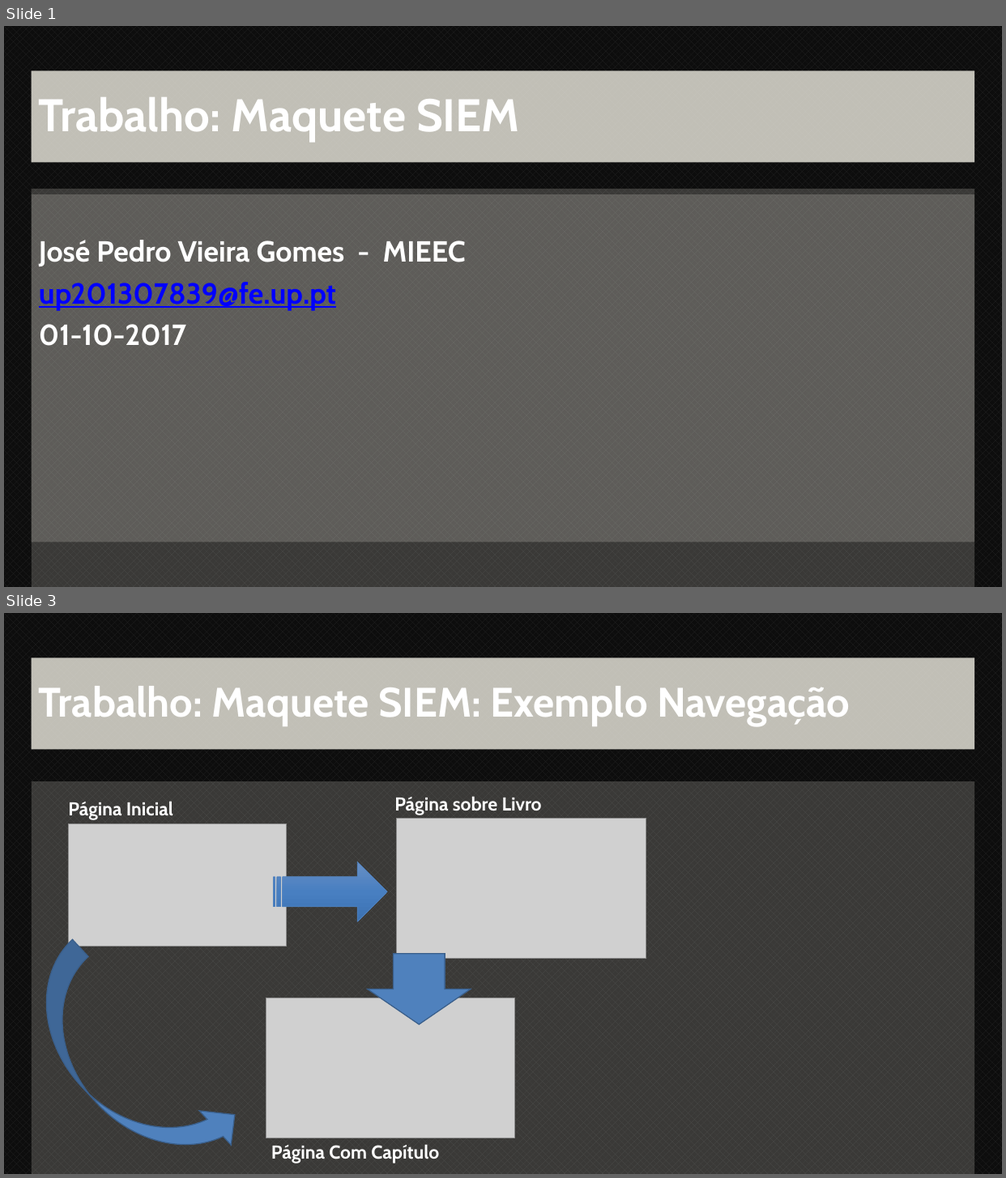
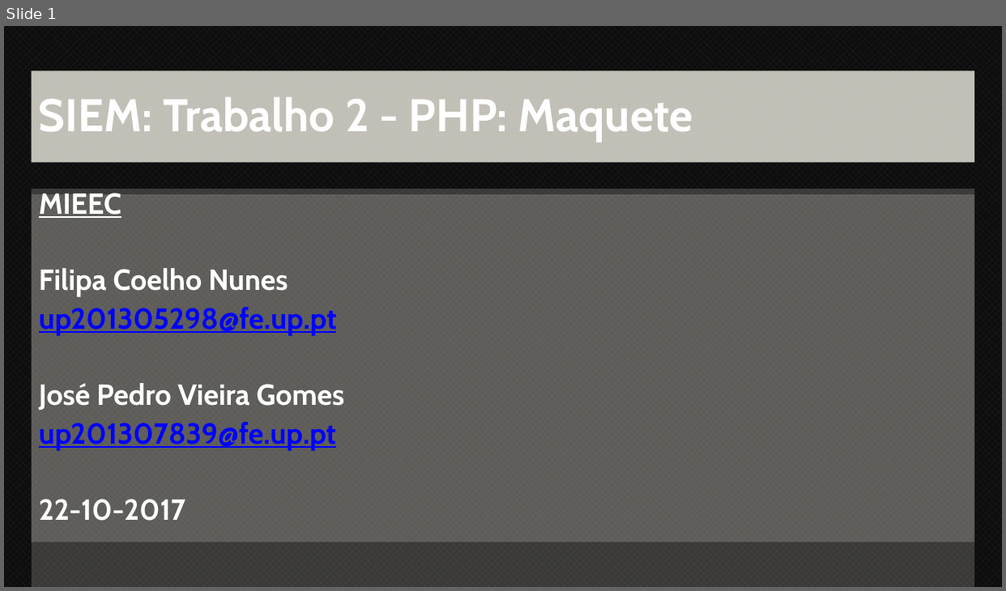
Before and after one commit to MoonlessS/bookshare, a slide deck: bookshare/relatorio/plano.pptx. Shown one above the other, each under a label of ours: slides 1 and 3 before the commit, slide 1 after it; the slides between them are not shown. The pictures are 1006x1178 and 1006x591 pixels, drawn with LibreOffice and Linux fonts; fonts in the diff are those of the drawing; grey boxes stand for pictures. Boxes give left, top, right and bottom in pixels: in the first picture for what was removed or moved away, otherwise in the second. Text is boxed around its words. In the diff, an @@ line names an element or a change of style, - is before the commit and + after.

```diff
--- a/bookshare/relatorio/plano.pptx
+++ b/bookshare/relatorio/plano.pptx
@@ slide 3 removed at [4, 613, 1002, 1174], background pattern #262626 on #0D0D0D; not listed: 1 template element that a slide beside it also shows @@
@@ title removed at [32, 658, 975, 749] @@
-Trabalho: Maquete SIEM: Exemplo Navegação
@@ text removed at [68, 801, 173, 820] @@
-Página Inicial
@@ text removed at [394, 796, 542, 815] @@
-Página sobre Livro
@@ picture removed at [68, 824, 286, 946] @@
@@ picture removed at [397, 818, 646, 958] @@
@@ striped right arrow removed at [274, 862, 387, 922] @@
@@ curved up arrow removed at [4, 940, 251, 1174] @@
@@ down arrow removed at [368, 954, 471, 1024] @@
@@ picture removed at [266, 999, 514, 1139] @@
@@ text removed at [271, 1144, 439, 1164] @@
-Página Com Capítulo
@@ slide 1 changed as well @@
@@ title at [39, 97, 693, 142]: text changed @@
-Trabalho: Maquete SIEM
+SIEM: Trabalho 2 - PHP: Maquete
@@ text at [39, 193, 345, 410]: text changed @@
-José Pedro Vieira Gomes - MIEEC
+MIEEC
+Filipa Coelho Nunes
+up201305298@fe.up.pt
+José Pedro Vieira Gomes
@@ text at [39, 422, 336, 451]: line spacing 0.9 to 0.8 @@
@@ text at [39, 499, 185, 521]: text changed @@
-01-10-2017
+22-10-2017
```
Also in this commit, not shown: 4 other slides changed, 42 slides added, 5 other files.
